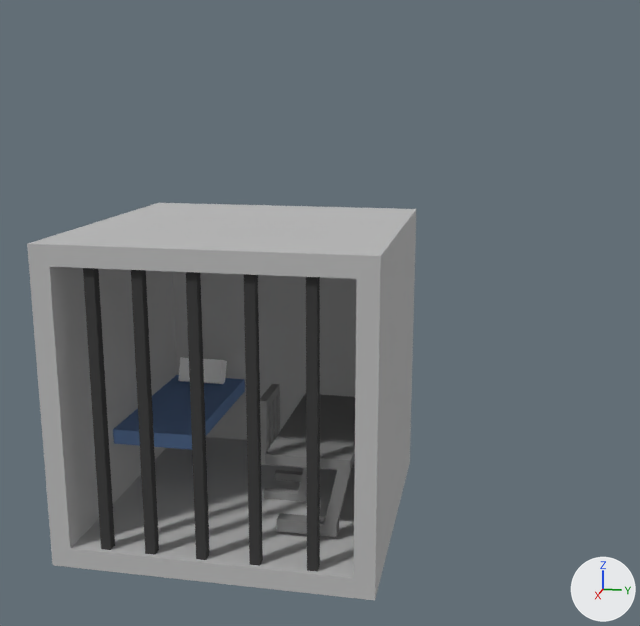
One commit to the OBJ model Duality/Assets/Resources/jailcell/jailcell.obj: the scene before it, then after it.
Camera for both pictures: a 50 mm camera at (3.49, 0.62, 1.77) aimed at (-0.64, -0.2, 0.73). Arrows for +X, +Y and +Z are at lower right; the lights stay in place. Where no turn or scale is listed for an object, it has been applied to the vertices.

The first picture shows 'jailcell'.
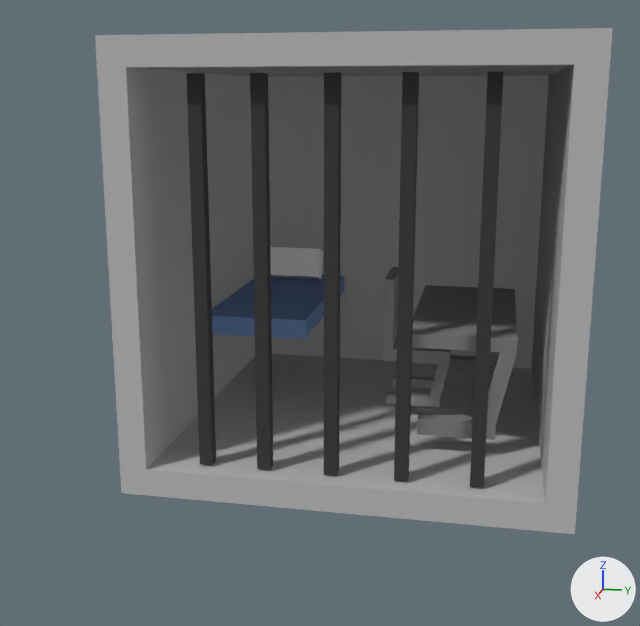
Pixel boxes [x1, y1, x2, y2] of what changed, in the pictures (640 x 626 px; the box of a moved part takes in the faces that stretch with it):
'jailcell', reshaped (33% wider, 27% taller)
    before: [27, 203, 416, 600]
    after: [95, 28, 613, 534]
part 1 of me_jailcell, added (blue)
    after: [212, 275, 344, 339]
part 2 of me_jailcell, moved or reshaped
    before: [265, 393, 355, 537]
    after: [412, 285, 518, 440]
part 3 of me_jailcell, added (black)
    after: [250, 73, 273, 470]
part 4 of me_jailcell, added (black)
    after: [394, 72, 419, 481]
part 5 of me_jailcell, moved or reshaped
    before: [178, 357, 227, 384]
    after: [270, 247, 323, 279]
part 6 of me_jailcell, added (black)
    after: [186, 73, 216, 465]
part 7 of me_jailcell, added (black)
    after: [324, 73, 341, 476]
part 8 of me_jailcell, added (black)
    after: [470, 72, 503, 488]
part 9 of me_jailcell, moved or reshaped
    before: [260, 384, 307, 502]
    after: [383, 267, 452, 407]
part 10 of me_jailcell, added
    after: [95, 28, 613, 534]
part 11 of me_jailcell, deleted
    before: [27, 203, 416, 600]

Patch to the scene script:
```diff
--- a/Duality/Assets/Resources/jailcell/jailcell.obj.py
+++ b/Duality/Assets/Resources/jailcell/jailcell.obj.py
@@ me_jailcell @@
 # used by ob_jailcell; location = (0.0, 0.0, 0.0)
-me_jailcell.from_pydata(...)  # 240 vertices, 226 faces; spans x -0.78..0.53, y -1.069..0.241, z -0.073..1.237
+me_jailcell.from_pydata(...)  # 240 vertices, 226 faces; spans x -2.002..-0.002, y -1.001..0.999, z 0.003..2.003
+# me_jailcell part 1: a new loose piece, a box spanning x -1.848..-0.7, y -0.822..-0.29, z 0.582..0.678, in mat_lambert3sg (blue #6c8bbc)
+# me_jailcell part 2: the loose piece of 48 vertices spanning x -0.505..0.258, y -0.249..0.098, z 0.028..0.363 is multiplied about its middle by the matrix ((1.444, 0.0, 0.0), (0.0, 1.444, 0.0), (0.0, 0.0, 1.444)), then moved by (-0.876, 0.564, 0.264)
+# me_jailcell part 3: a new loose piece, a box spanning x -0.147..-0.088, y -0.38..-0.321, z 0.138..1.855, in mat_lambert6sg (black #383838)
+# me_jailcell part 4: a new loose piece, a box spanning x -0.147..-0.088, y 0.235..0.295, z 0.138..1.855, in mat_lambert6sg (black #383838)
+# me_jailcell part 5: the loose piece of 8 vertices spanning x -0.686..-0.565, y -0.92..-0.699, z 0.335..0.476 is scaled about its middle by 1.45, then moved by (-1.103, 0.232, 0.36)
+# me_jailcell part 6: a new loose piece, a box spanning x -0.147..-0.088, y -0.65..-0.591, z 0.138..1.855, in mat_lambert6sg (black #383838)
+# me_jailcell part 7: a new loose piece, a box spanning x -0.147..-0.088, y -0.077..-0.018, z 0.138..1.855, in mat_lambert6sg (black #383838)
+# me_jailcell part 8: a new loose piece, a box spanning x -0.147..-0.088, y 0.562..0.621, z 0.138..1.855, in mat_lambert6sg (black #383838)
+# me_jailcell part 9: the loose piece of 120 vertices spanning x -0.3..-0.063, y -0.362..-0.125, z 0.01..0.472 is scaled about its middle by 1.44, then moved by (-0.902, 0.489, 0.284)
+# me_jailcell part 10: a new loose piece of 16 vertices spanning x -2.002..-0.002, y -1.001..0.999, z 0.003..2.003, in mat_lambert2sg (grey #bcbcbc)
+# me_jailcell part 11: 7 loose pieces with 64 vertices, spanning x -0.78..0.53, y -1.069..0.241, z -0.073..1.237, are deleted
 me_jailcell.materials.append(mat_lambert5sg)
```
